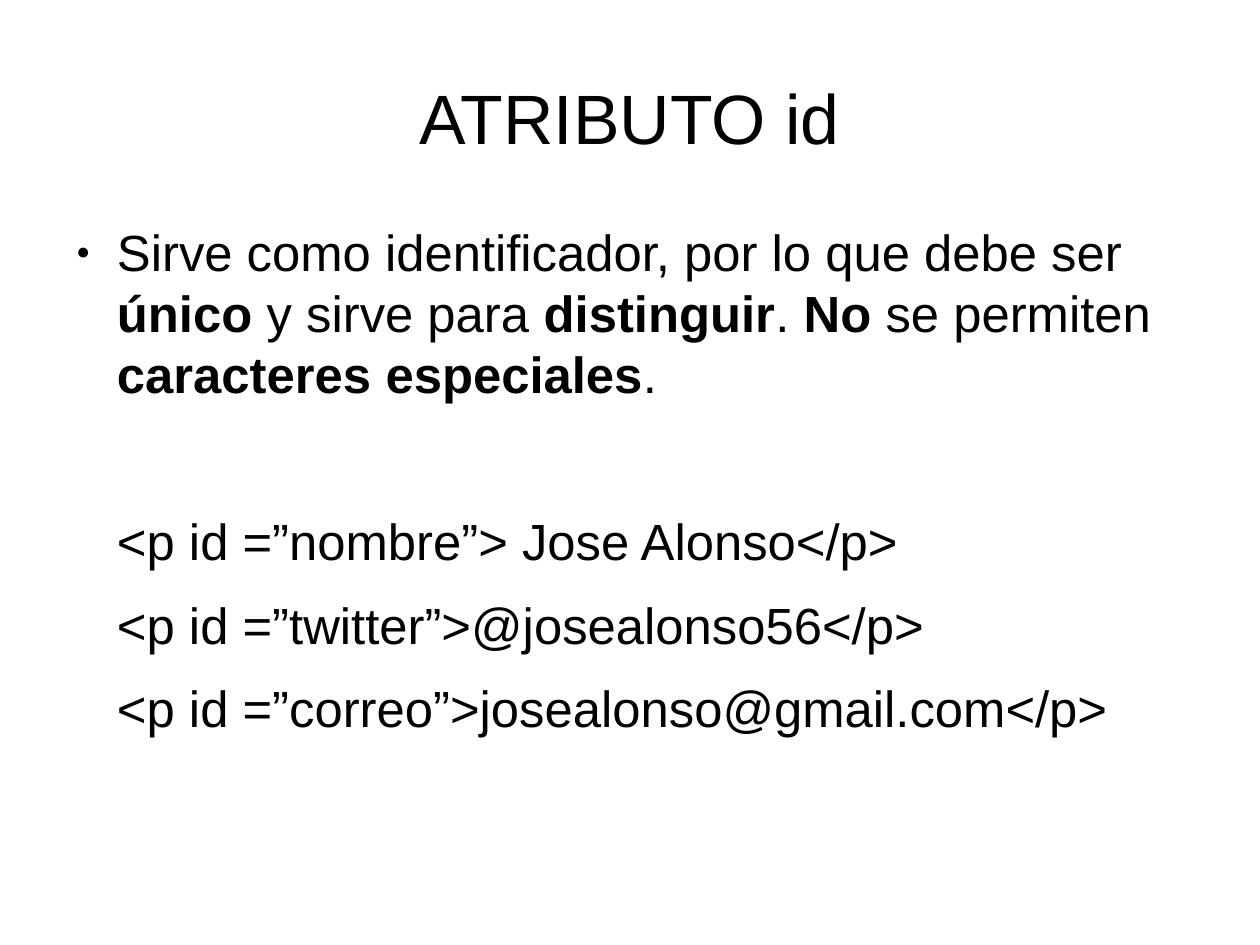
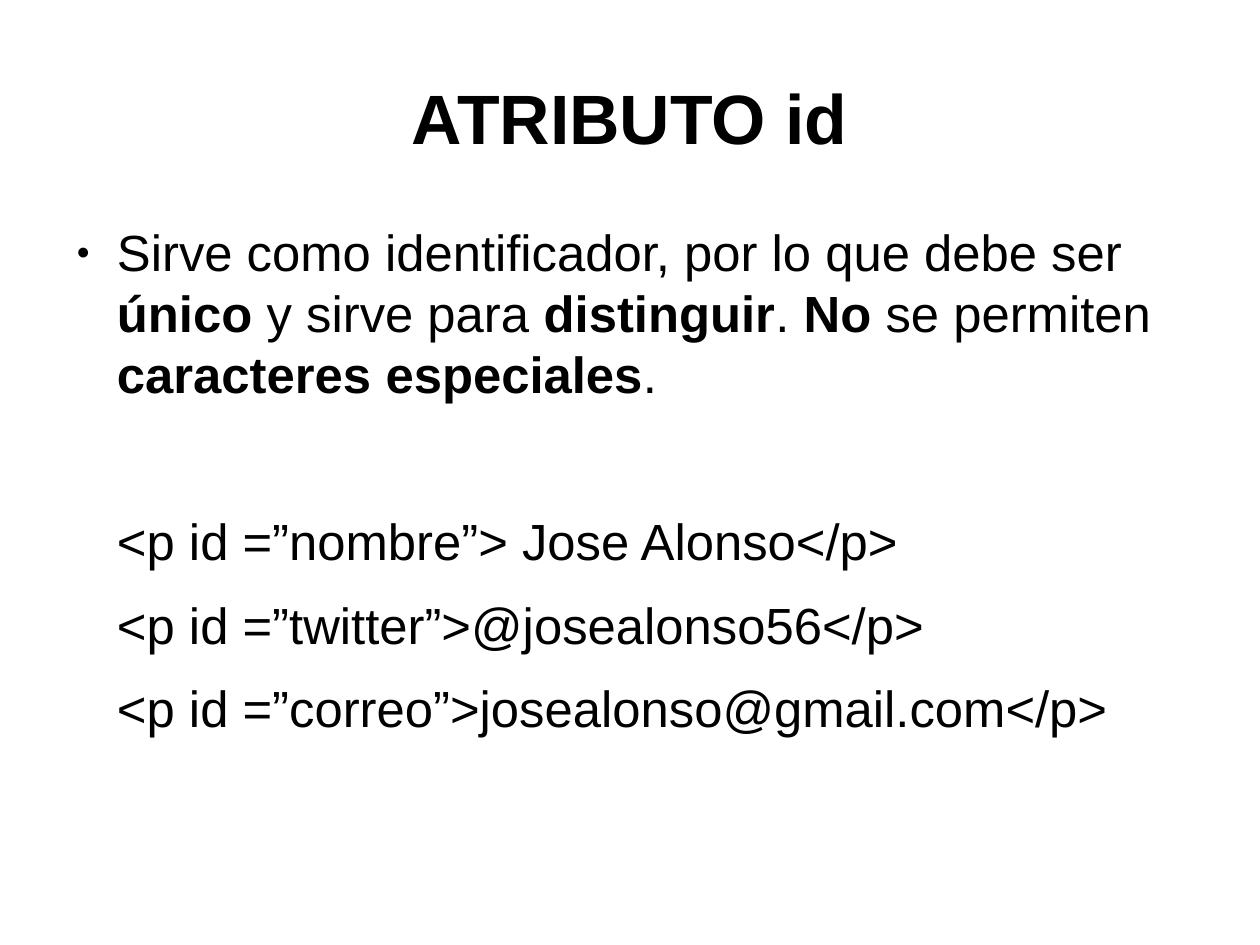
Before and after one commit to toblerone554/CampusInfantil2016, a slide deck: slide 8 of Veteranos/html/PresentaciónHTML.odp. Drawn at 1260x945 pixels with LibreOffice and Linux fonts; fonts in the diff are those of the drawing. Boxes give left, top, right and bottom in pixels: in the first picture for what was removed or moved away, otherwise in the second. Text is boxed around its words. In the diff, an @@ line names an element or a change of style, - is before the commit and + after.

```diff
--- a/Veteranos/html/PresentaciónHTML.odp
+++ b/Veteranos/html/PresentaciónHTML.odp
@@ title "ATRIBUTO id" at [412,93,847,145]: bold on @@
```
Also in this commit, not shown: 4 slides added, 3 slides removed, 2 other files.
